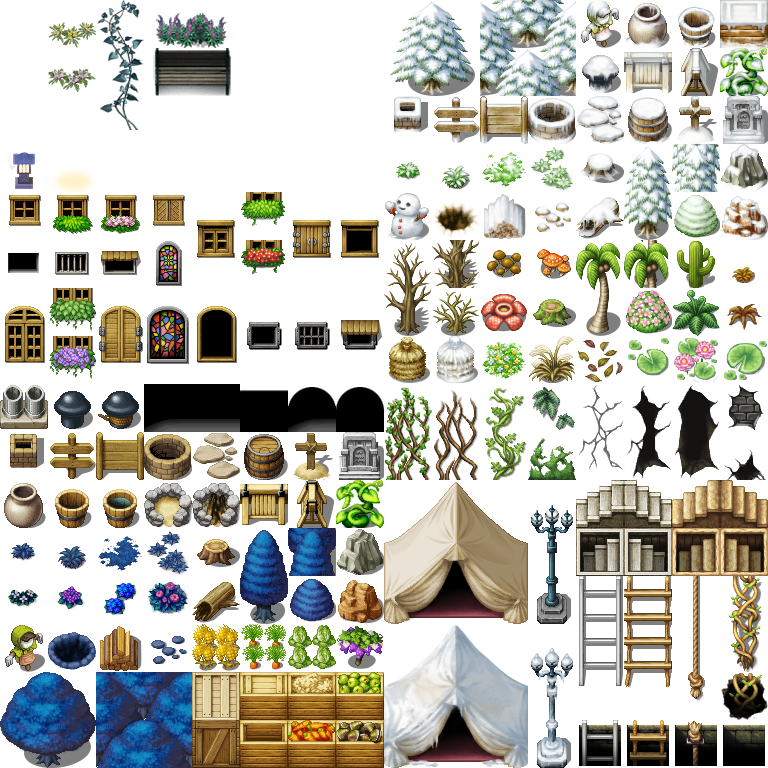
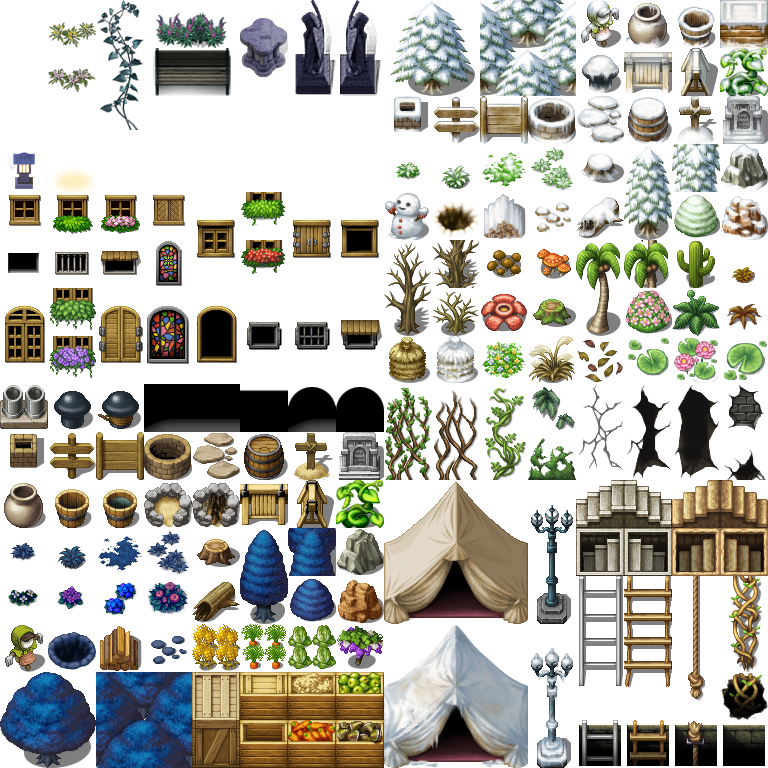
Two versions of the same layered image (768x768). Layer-by-layer changes:
added layer "Layer 7" above "Pedestal" over [295, 0, 382, 96]
added layer "Pedestal" above "Bench" over [240, 12, 288, 77]
